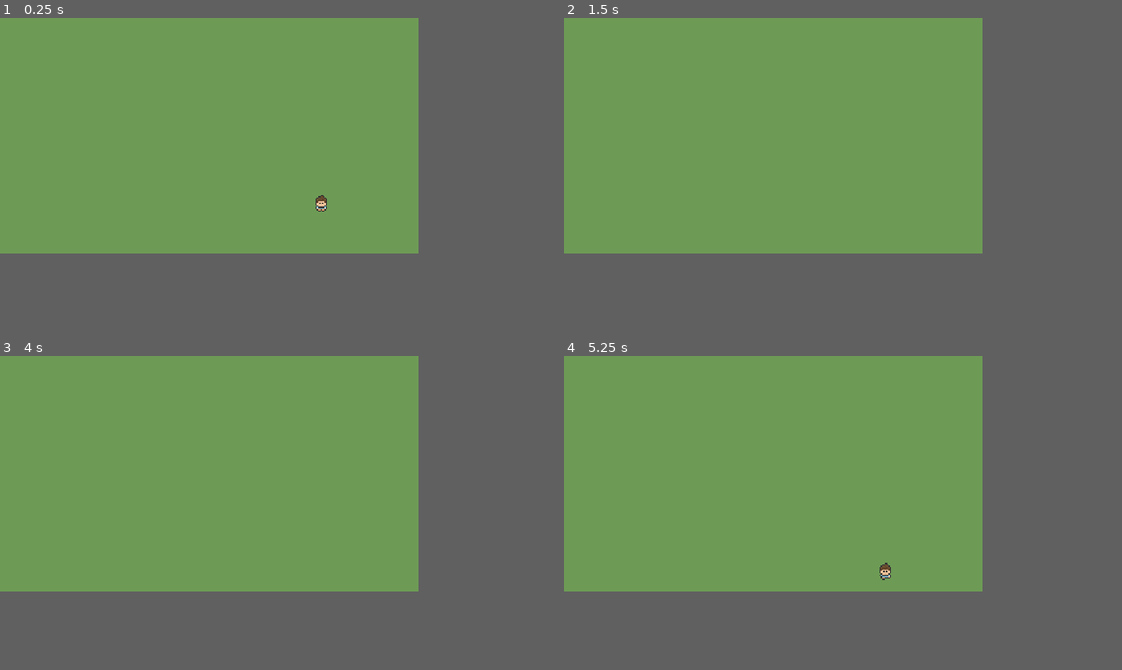
Above: before the commit, frames 1-4 (two rows, left to right).
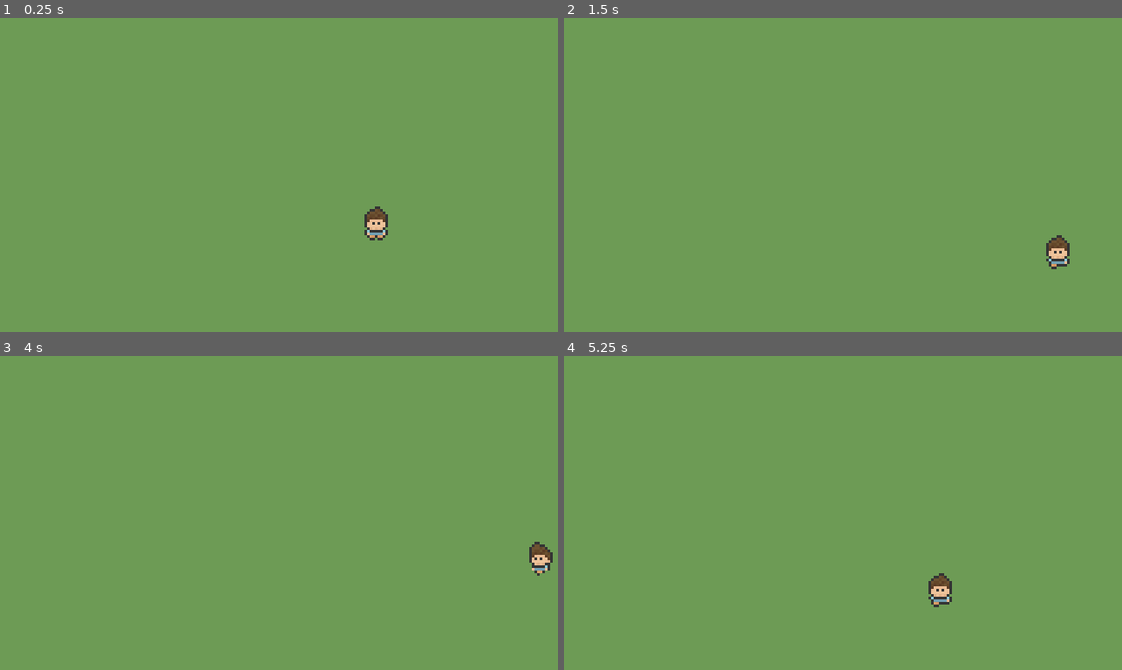
Above: after the commit, the same moments.

Repository: denis0bej/appsters
Game: Godot game, scene res://Scenes/main_scene.tscn
The game is run twice, just before and just after one commit, with the same random seed, the same clock (stepped at 60 frames per second) and the same inputs.
Inputs:
- Up to frame 1 (0.25 s): no input
- Up to frame 2 (1.5 s): tap Enter at 0.5 s; hold D (walk_right) 0.53-1.28 s; hold S (walk_down) from 1.28 s (still down)
- Up to frame 3 (4 s): release S (walk_down) at 2.03 s; hold D (walk_right) 2.03-2.78 s; tap Space at 2.75 s; hold W (walk_up) 2.78-3.53 s; tap Enter at 3.5 s; hold A (walk_left) from 3.53 s (still down)
- Up to frame 4 (5.25 s): release A (walk_left) at 5.03 s; hold S (walk_down) from 5.03 s (still down)
In our replay, the window is 480x270 before the commit and 640x360 after it. These sizes can differ from the game's own. Grey fills any space a smaller window leaves; there, only what the larger window draws over its background counts as a difference.

The runs differ from the first frame. In frame 1, 0.5% of the frame differs, in the area x 56-70%, y 56-71%; in frame 2, 0.4%; in frame 3, 0.3%; in frame 4, 0.4%.

Commit message:
project settings
Viewport width 480 -> 320
Viewport height 270 -> 180

Diff:
--- a/Scenes/main_scene.tscn
+++ b/Scenes/main_scene.tscn
@@ -5,4 +5,4 @@
 [node name="MainScene" type="Node2D"]
 
 [node name="Player" parent="." instance=ExtResource("1_52fb6")]
-position = Vector2(245, 141)
+position = Vector2(144, 79)
--- a/Scenes/player.tscn
+++ b/Scenes/player.tscn
@@ -193,6 +193,7 @@
 script = ExtResource("1_cvnsp")
 
 [node name="AnimatedSprite2D" type="AnimatedSprite2D" parent="."]
+position = Vector2(-1, -1)
 sprite_frames = SubResource("SpriteFrames_igrcy")
 animation = &"Run_South"
 
--- a/Scripts/player.gd
+++ b/Scripts/player.gd
@@ -1,6 +1,6 @@
 extends CharacterBody2D
 
-@export var speed := 100
+@export var speed := 70
 
 var direction := Vector2.ZERO
 
--- a/project.godot
+++ b/project.godot
@@ -17,8 +17,8 @@
 
 [display]
 
-window/size/viewport_width=480
-window/size/viewport_height=270
+window/size/viewport_width=320
+window/size/viewport_height=180
 window/size/mode=2
 window/stretch/mode="viewport"
 window/stretch/scale=1.5
